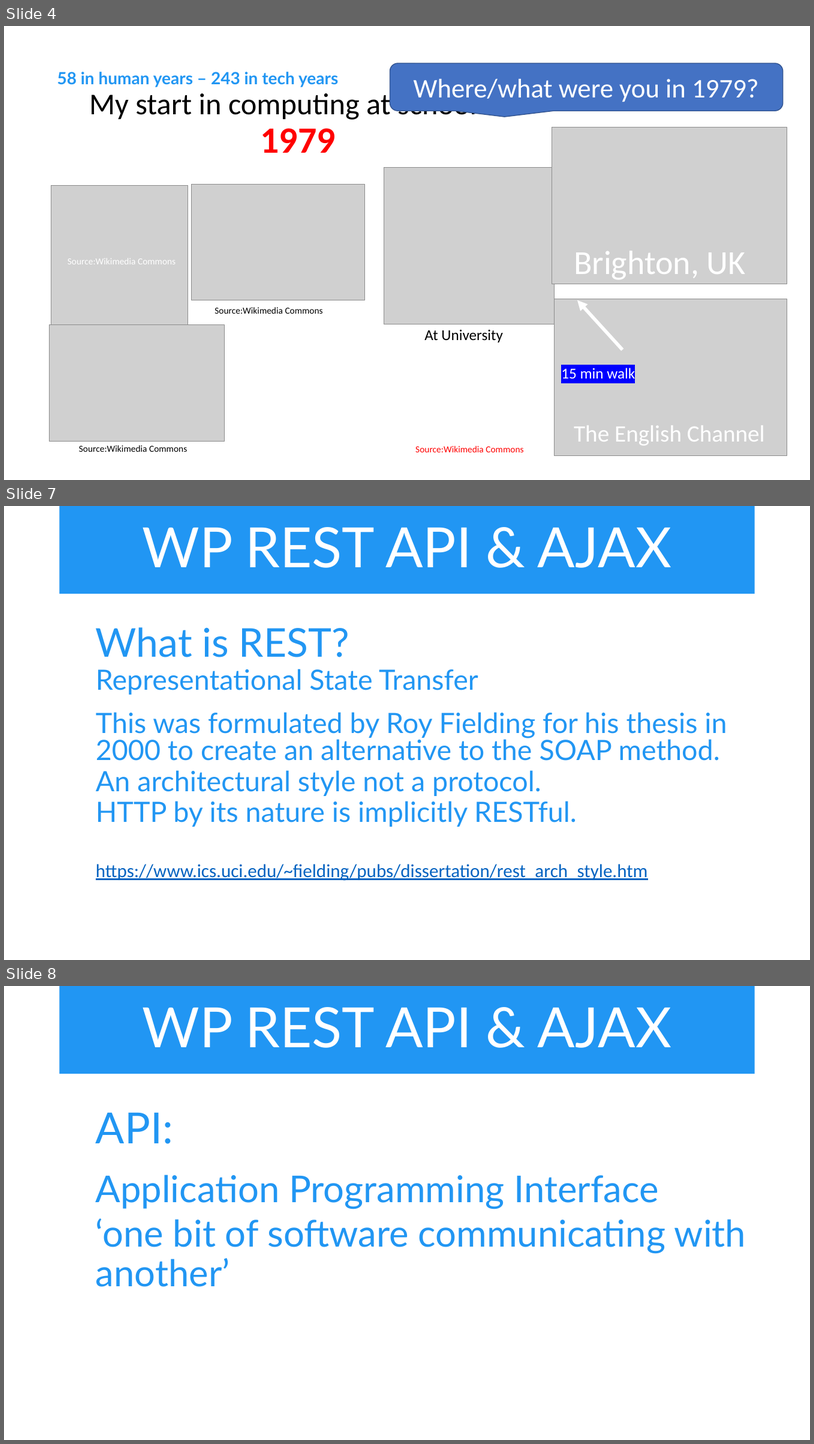
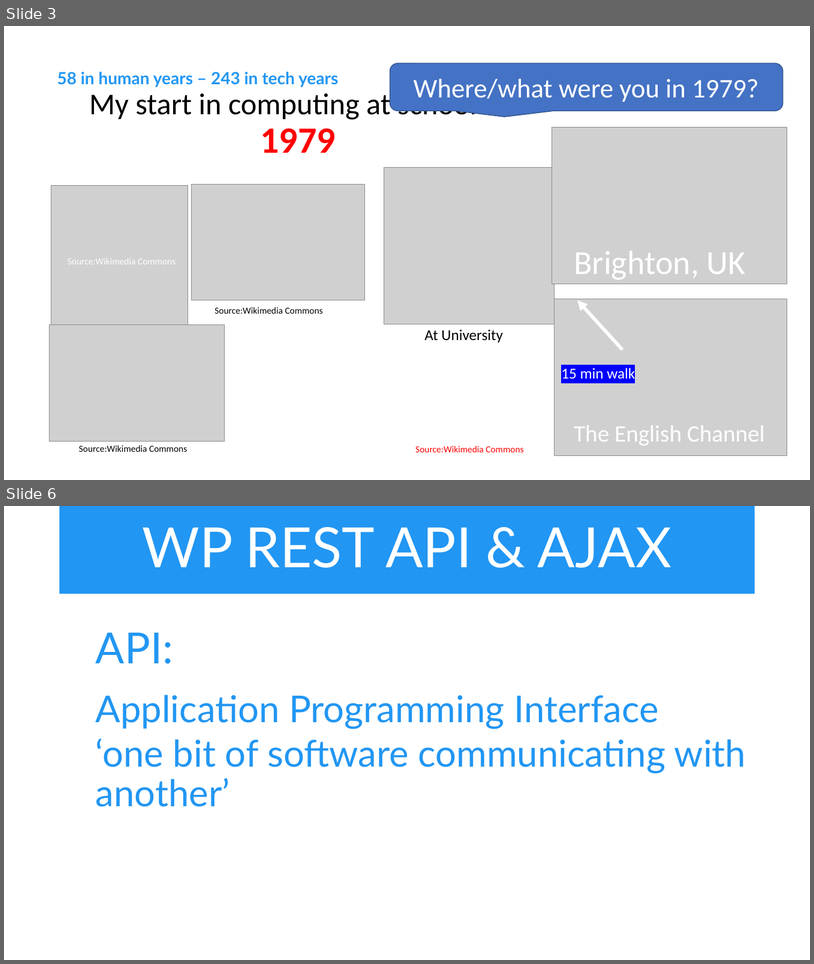
Before and after one commit to iwswordpress/rest, a slide deck: rest-api-workshop.pptx. Shown one above the other, each under a label of ours: slides 4, 7 and 8 before the commit, slides 3 and 6 after it; the slides between them are not shown. The pictures are 814x1444 and 814x964 pixels, drawn with LibreOffice and Linux fonts; fonts in the diff are those of the drawing; grey boxes stand for pictures. Boxes give left, top, right and bottom in pixels: in the first picture for what was removed or moved away, otherwise in the second. Text is boxed around its words. In the diff, an @@ line names an element or a change of style, - is before the commit and + after.

```diff
--- a/rest-api-workshop.pptx
+++ b/rest-api-workshop.pptx
@@ slide 7 removed at (4,506,810,960), background #FFFFFF @@
@@ title removed at (60,506,755,594) @@
-WP REST API & AJAX
@@ text removed at (96,627,727,880) @@
-  What is REST?
-  Representational State Transfer
-  This was formulated by Roy Fielding for his thesis in 2000 to create an alternative to the SOAP method.
-  An architectural style not a protocol.
-  HTTP by its nature is implicitly RESTful.
-  https://www.ics.uci.edu/~fielding/pubs/dissertation/rest_arch_style.htm
@@ what was slide 4 is now slide 3 @@
@@ what was slide 8 is now slide 6 @@
```
Also in this commit, not shown: 5 slides changed, 1 other slide removed, 4 other files.
